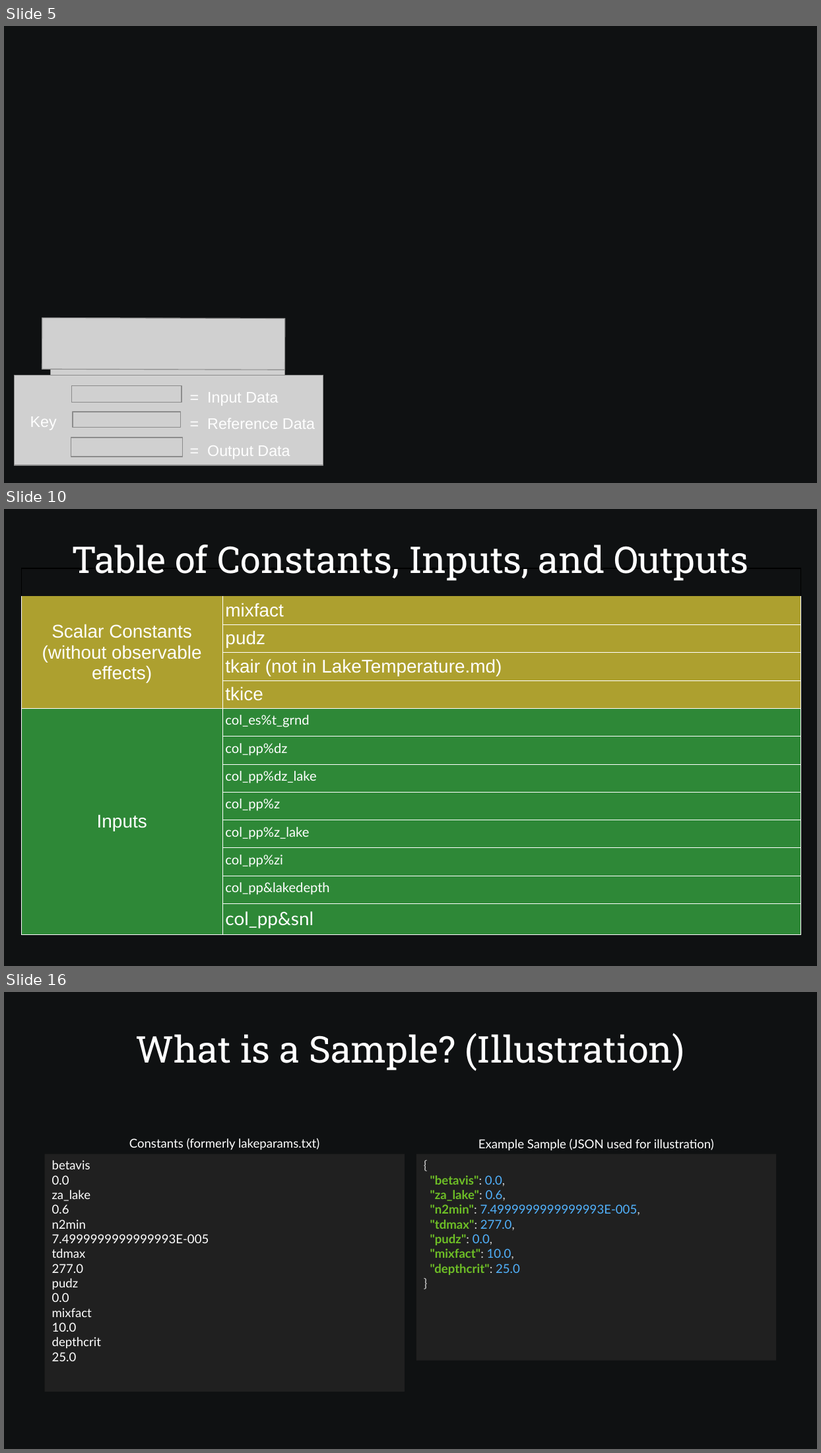
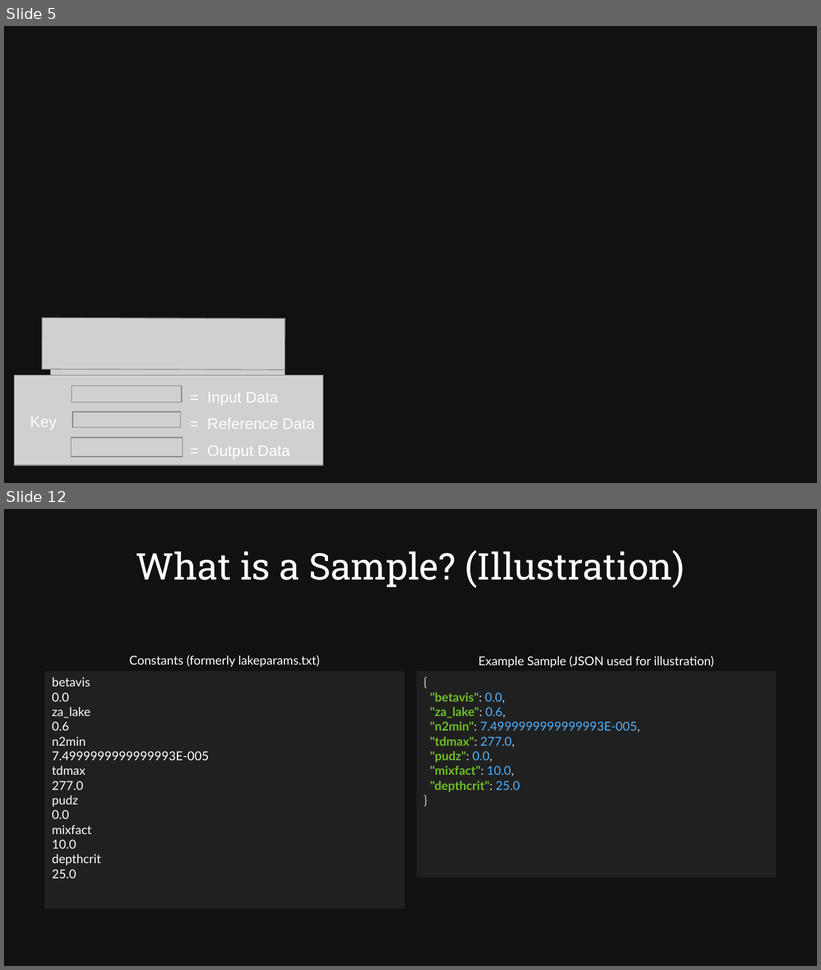
Before and after one commit to SamAllen06/lake_temp_work, a slide deck: documentation/for_collaborators/TestingSoftwareOverview.odp. Shown one above the other, each under a label of ours: slides 5, 10 and 16 before the commit, slides 5 and 12 after it; the slides between them are not shown. The pictures are 821x1453 and 821x970 pixels, drawn with LibreOffice and Linux fonts; fonts in the diff are those of the drawing; grey boxes stand for pictures; background and template pictures are left out. Boxes give left, top, right and bottom in pixels: in the first picture for what was removed or moved away, otherwise in the second. Text is boxed around its words. In the diff, an @@ line names an element or a change of style, - is before the commit and + after.

Commit message:
Update Input, Output, and Constants table and Reorganize Sampling/Analysis plugin slides

```diff
--- a/documentation/for_collaborators/TestingSoftwareOverview.odp
+++ b/documentation/for_collaborators/TestingSoftwareOverview.odp
@@ slide 10 removed at <box>4,509,817,966</box>, background #0F1112 @@
@@ title removed at <box>71,545,749,581</box> @@
-Table of Constants, Inputs, and Outputs
@@ table removed at <box>22,569,802,932</box>, 13 rows, 2 columns @@
- | 
-Scalar Constants (without observable effects) | mixfact
- | pudz
- | tkair (not in LakeTemperature.md)
- | tkice
-Inputs | col_es%t_grnd
- | col_pp%dz
- | col_pp%dz_lake
- | col_pp%z
- | col_pp%z_lake
- | col_pp%zi
- | col_pp&lakedepth
- | col_pp&snl
@@ what was slide 16 is now slide 12 @@
```
Also in this commit, not shown: 12 slides changed, 1 slide added, 5 other slides removed, 2 other files.
